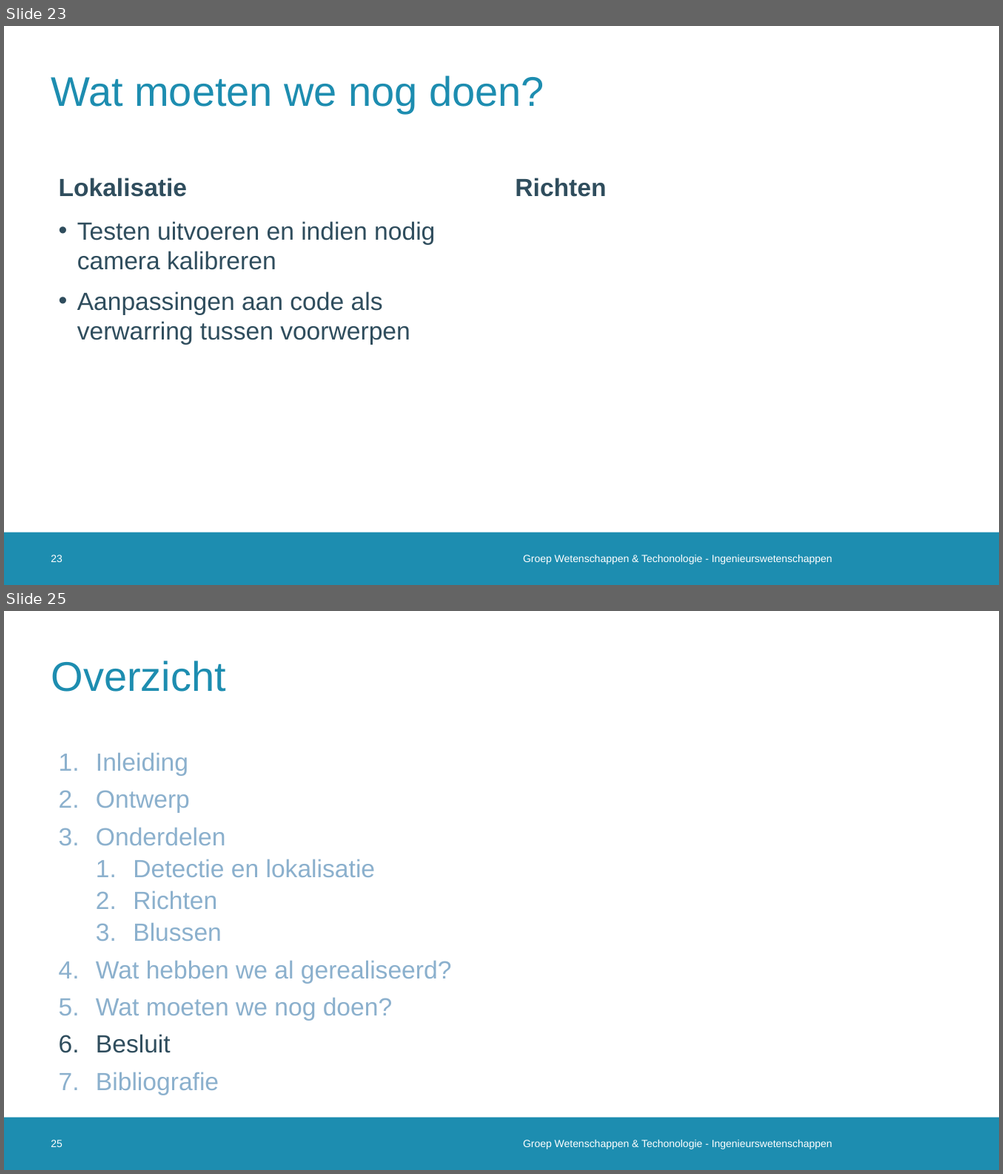
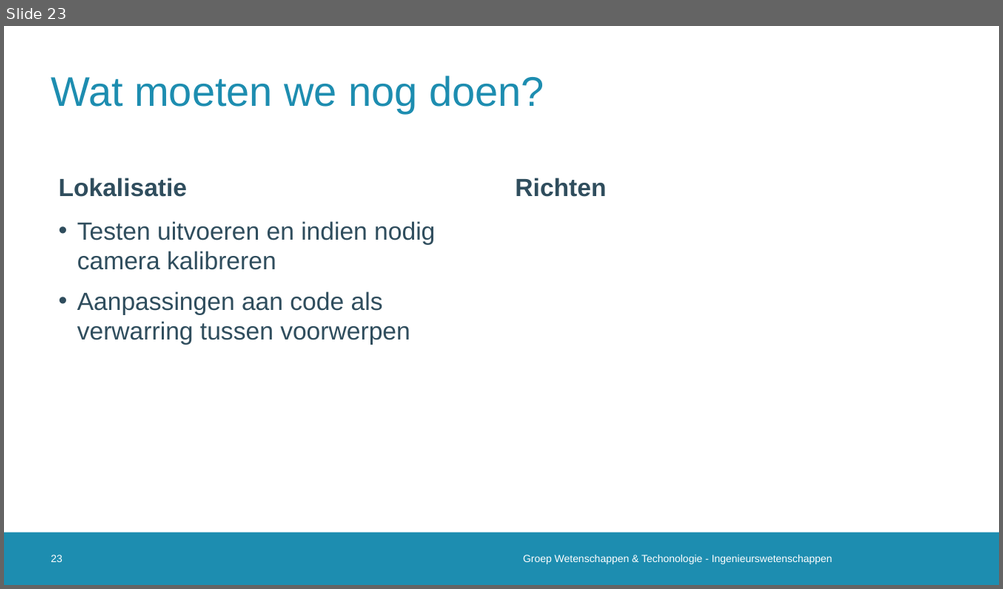
Before and after one commit to 2023-2022-KULAK-IW/2022_2023_Probleemoplossen_en_Ontwerpen_2, a slide deck: Tussentijdse Presentatie .pptx. Shown one above the other, each under a label of ours: slides 23 and 25 before the commit, slide 23 after it; the slides between them are not shown. The pictures are 1003x1174 and 1003x589 pixels, drawn with LibreOffice and Linux fonts; fonts in the diff are those of the drawing; background and template pictures are left out. Boxes give left, top, right and bottom in pixels: in the first picture for what was removed or moved away, otherwise in the second. Text is boxed around its words. In the diff, an @@ line names an element or a change of style, - is before the commit and + after.

```diff
--- a/Tussentijdse Presentatie .pptx
+++ b/Tussentijdse Presentatie .pptx
@@ slide 25 removed at bbox=[4, 611, 999, 1170], background #FFFFFF; not listed: 1 template element that a slide beside it also shows @@
@@ title removed at bbox=[51, 661, 225, 692] @@
-Overzicht
@@ text removed at bbox=[96, 752, 452, 1096] @@
-1. Inleiding
-2. Ontwerp
-3. Onderdelen
-  1. Detectie en lokalisatie
-  2. Richten
-  3. Blussen
-4. Wat hebben we al gerealiseerd?
-5. Wat moeten we nog doen?
-6. Besluit
-7. Bibliografie
@@ page number removed at bbox=[51, 1140, 62, 1147] @@
-25
@@ text removed at bbox=[523, 1140, 832, 1150] @@
-Groep Wetenschappen & Techonologie - Ingenieurswetenschappen
```
Also in this commit, not shown: 14 slides changed, 1 other slide removed, 5 other files.
